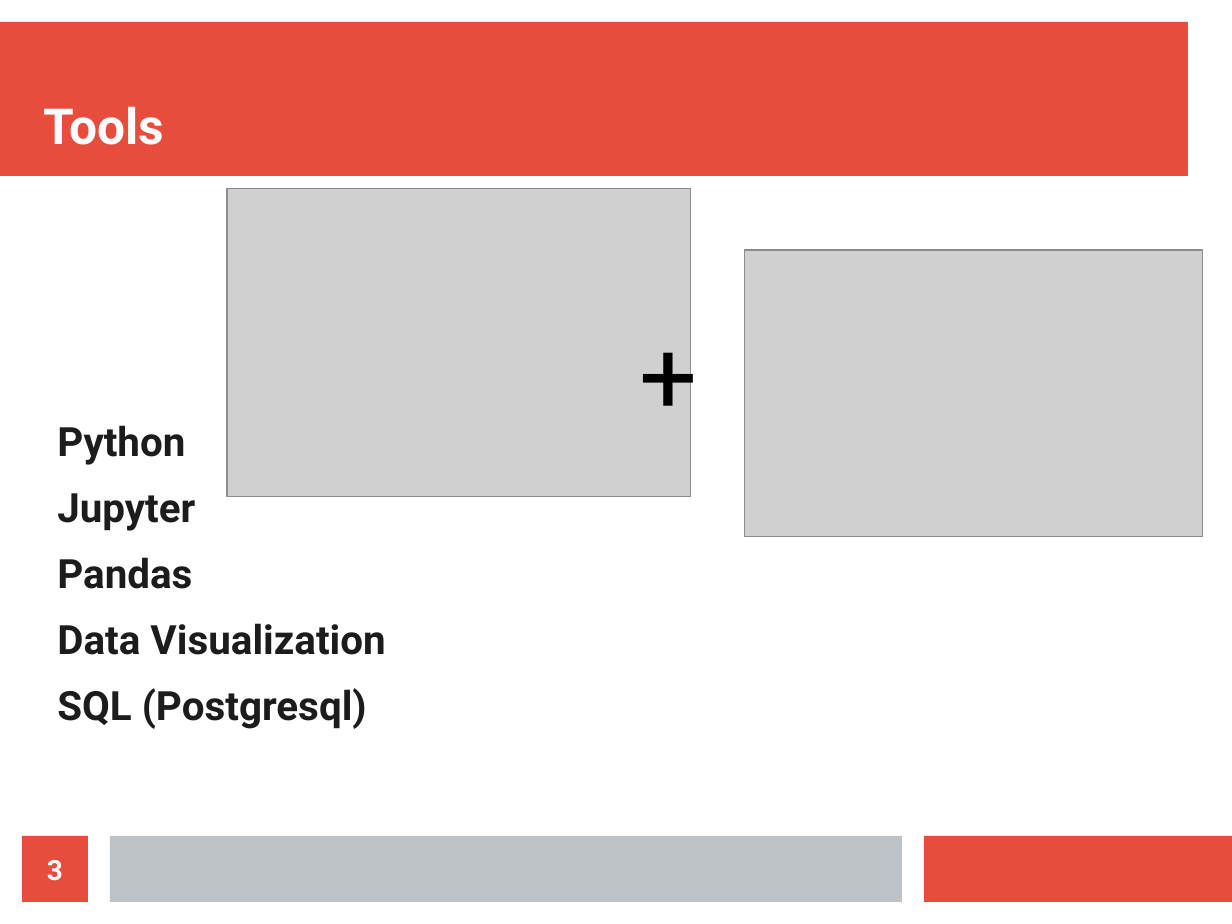
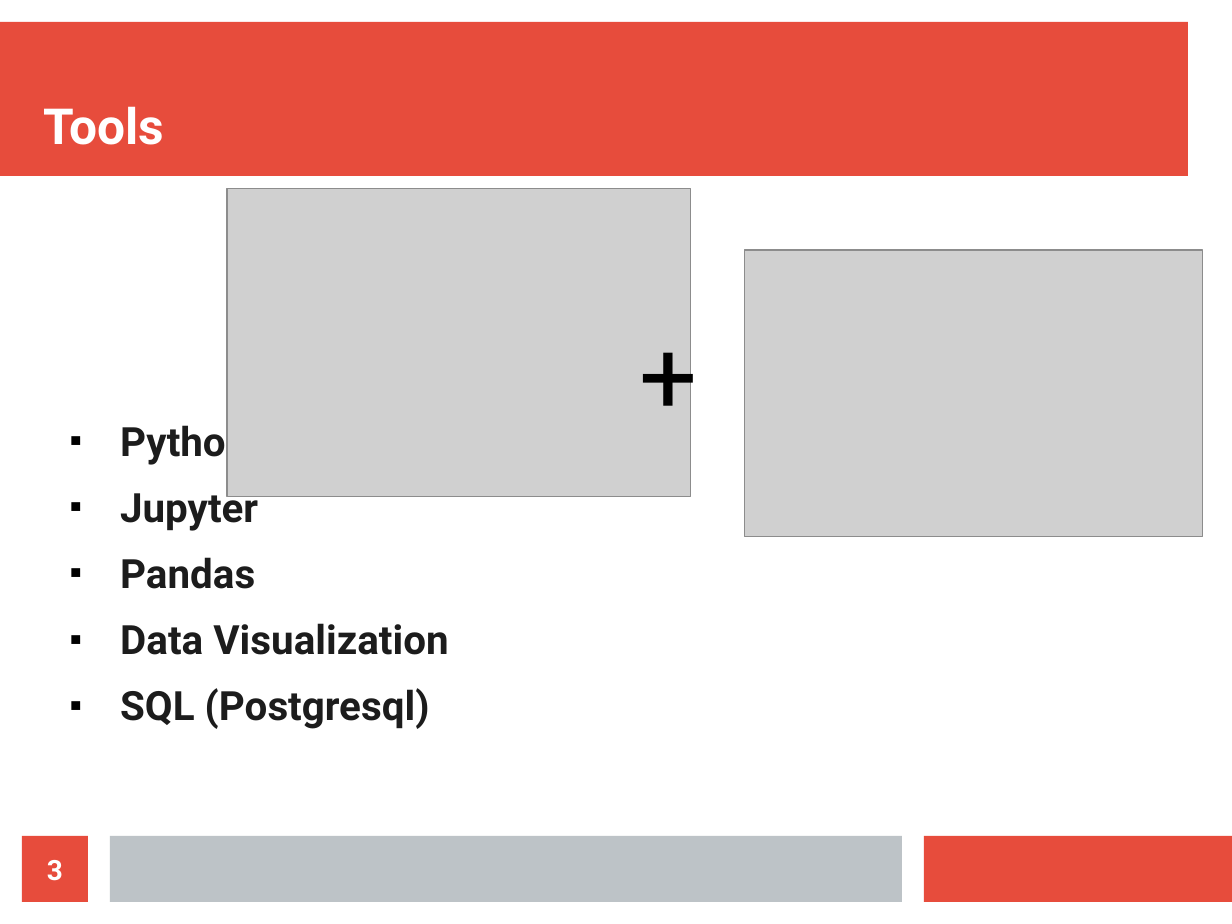
Before and after one commit to ReDI-Data-Analysis/data-analysis-project, a slide deck: slide 3 of project-presentation-data-analysis.odp. Drawn at 1232x924 pixels with LibreOffice and Linux fonts; fonts in the diff are those of the drawing; grey boxes stand for pictures. Boxes give left, top, right and bottom in pixels: in the first picture for what was removed or moved away, otherwise in the second. Text is boxed around its words. In the diff, an @@ line names an element or a change of style, - is before the commit and + after.

```diff
--- a/project-presentation-data-analysis.odp
+++ b/project-presentation-data-analysis.odp
@@ text "Python" at (120, 419, 448, 729): bullet none to ■ @@
```
Also in this commit, not shown: 3 other slides changed.
